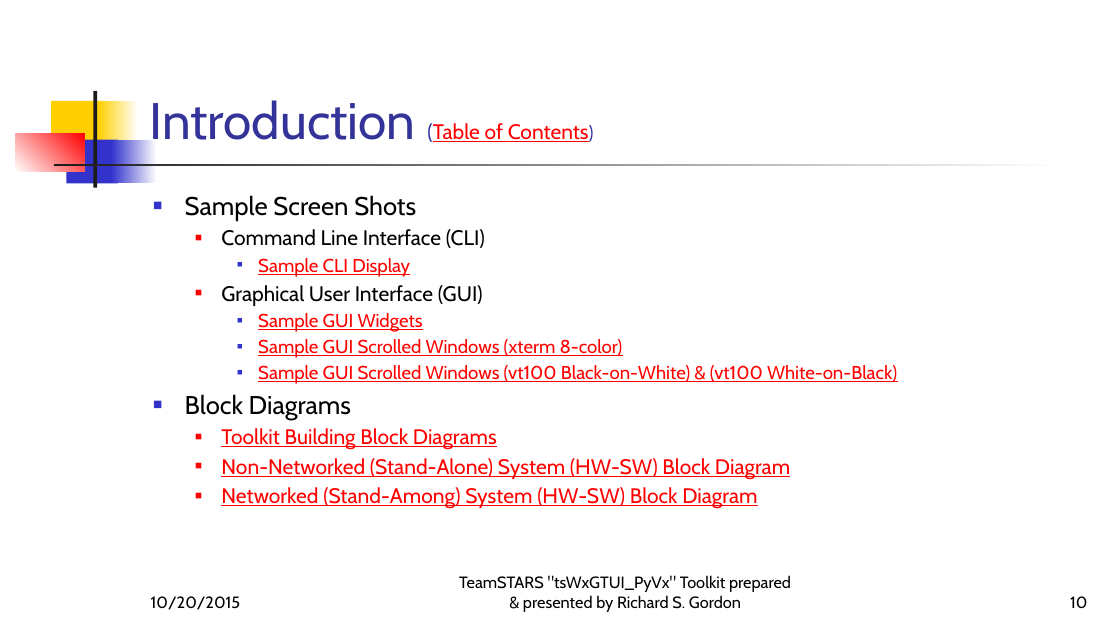
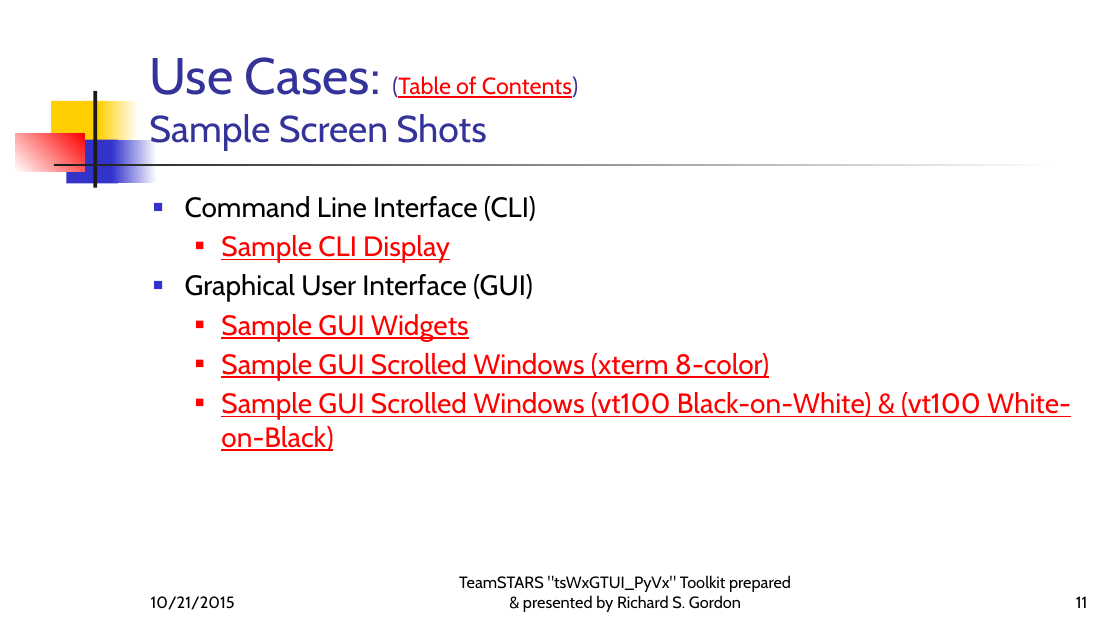
Before and after one commit to rigordo959/tsWxGTUI_PyVx_Repository, a slide deck: slide 11 of Notebooks/EngineeringNotebook/MS-PowerPoint-Files/tsWxGTUI_PyVx.pptx (slide 10 before the commit). Drawn at 1120x630 pixels with LibreOffice and Linux fonts; fonts in the diff are those of the drawing. Boxes give left, top, right and bottom in pixels: in the first picture for what was removed or moved away, otherwise in the second. Text is boxed around its words. In the diff, an @@ line names an element or a change of style, - is before the commit and + after.

```diff
--- a/Notebooks/EngineeringNotebook/MS-PowerPoint-Files/tsWxGTUI_PyVx.pptx
+++ b/Notebooks/EngineeringNotebook/MS-PowerPoint-Files/tsWxGTUI_PyVx.pptx
@@ title at (149, 57, 578, 150): text changed; size 18 to 20 pt; text colour #FF0000 to #333399 @@
-Introduction (Table of Contents)
+Use Cases: (Table of Contents)
+Sample Screen Shots
@@ text "Command Line Interface (CLI)" at (185, 196, 1071, 451): size 18 to 24 pt in "Command Line Interface (CLI)", "Graphical User Interface (GUI)"; size 16 to 24 pt in "Sample CLI Display", "Sample GUI Widgets", "Sample GUI Scrolled Windows (xterm 8-color)", "Sample GUI Scrolled Windows (vt100 Black-on-White) & ..."; list level 2 to 1 in "Command Line Interface (CLI)"; bullet colour #FF0000 to #3333CC; list level 3 to 2 in "Sample CLI Display"; bullet colour #3333CC to #FF0000; list level 2 to 1 in "Graphical User Interface (GUI)"; list level 3 to 2 in "Sample GUI Widgets"; list level 3 to 2 in "Sample GUI Scrolled Windows (xterm ..."; list level 3 to 2 in "Sample GUI Scrolled Windows (vt100 ..." @@
@@ text at (185, 195, 416, 220): paragraph removed @@
-■ Sample Screen Shots
@@ text at (185, 394, 790, 509): paragraphs removed @@
-■ Block Diagrams
-  ■ Toolkit Building Block Diagrams
-  ■ Non-Networked (Stand-Alone) System (HW-SW) Block Diagram
-  ■ Networked (Stand-Among) System (HW-SW) Block Diagram
@@ text at (151, 596, 235, 610): text changed @@
-10/20/2015
+10/21/2015
@@ page number at (1076, 596, 1088, 608): text changed @@
-10
+11
```
Also in this commit, not shown: 57 other slides changed, 1 slide added, 4 slides removed.
